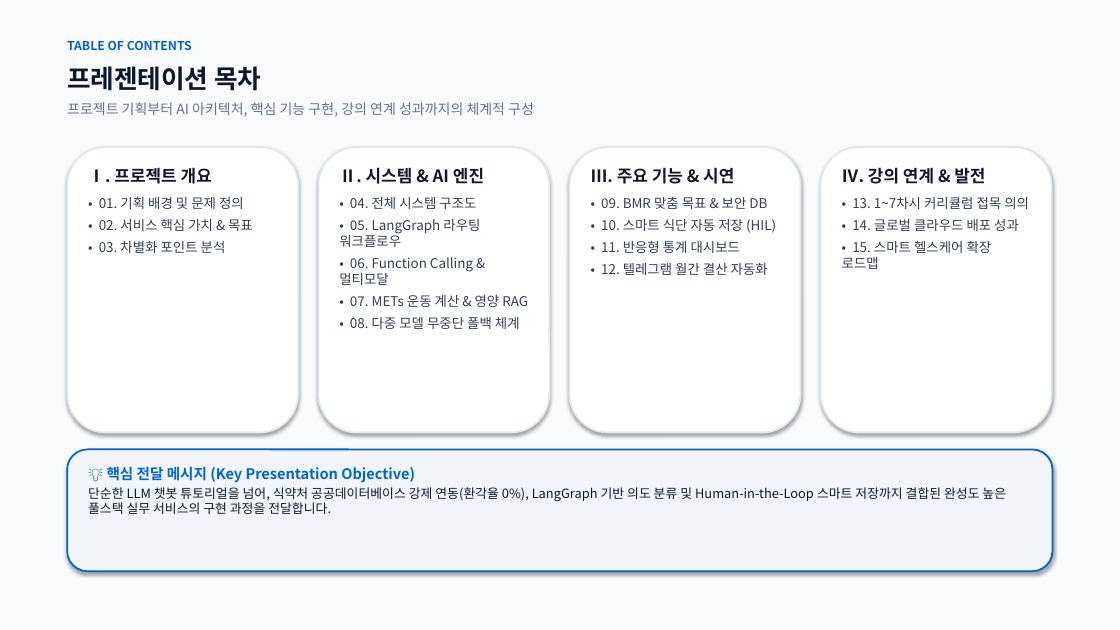
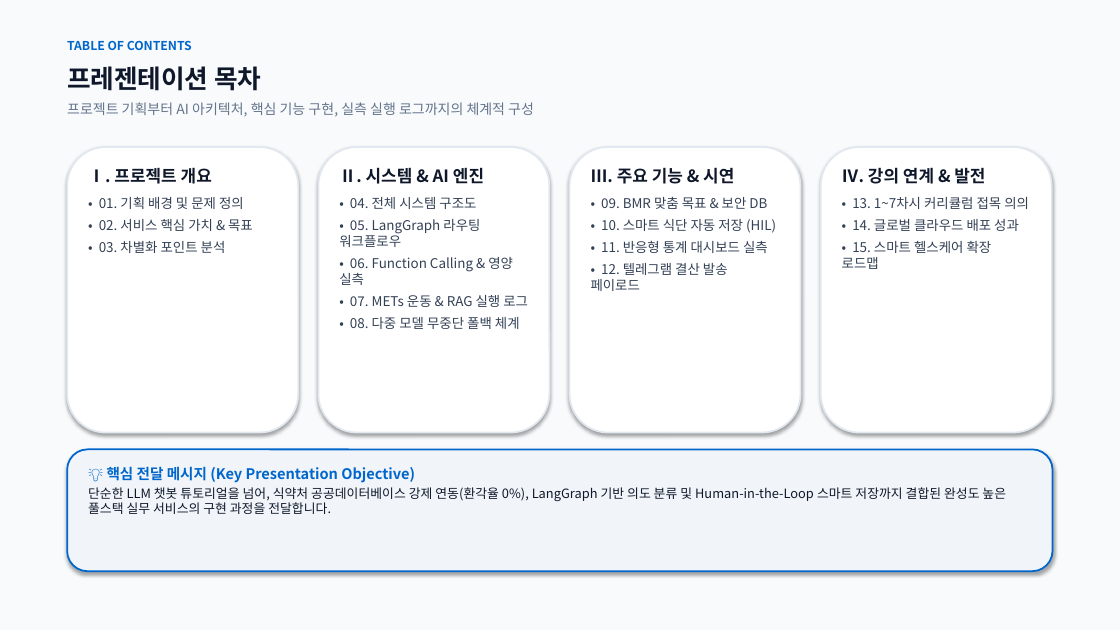
Before and after one commit to rye6837-web/impossible_to_get_lost_my_weight, a slide deck: slide 2 of AI_Diet_Coach_Presentation.pptx. Drawn at 1120x630 pixels with LibreOffice and Linux fonts; fonts in the diff are those of the drawing. Boxes give left, top, right and bottom in pixels: in the first picture for what was removed or moved away, otherwise in the second. Text is boxed around its words. In the diff, an @@ line names an element or a change of style, - is before the commit and + after.

Commit message:
docs: Embed live execution logs, tool calling payloads, and DB query snippets into presentation slides

```diff
--- a/AI_Diet_Coach_Presentation.pptx
+++ b/AI_Diet_Coach_Presentation.pptx
@@ text at bbox=[67, 102, 534, 117]: text changed @@
-프로젝트 기획부터 AI 아키텍처, 핵심 기능 구현, 강의 연계 성과까지의 체계적 구성
+프로젝트 기획부터 AI 아키텍처, 핵심 기능 구현, 실측 실행 로그까지의 체계적 구성
@@ text at bbox=[339, 257, 528, 307]: text changed @@
-• 06. Function Calling & 멀티모달
-• 07. METs 운동 계산 & 영양 RAG
+• 06. Function Calling & 영양 실측
+• 07. METs 운동 & RAG 실행 로그
@@ text at bbox=[591, 240, 768, 291]: text changed @@
-• 11. 반응형 통계 대시보드
-• 12. 텔레그램 월간 결산 자동화
+• 11. 반응형 통계 대시보드 실측
+• 12. 텔레그램 결산 발송 페이로드
```
Also in this commit, not shown: 4 other slides changed, 1 other file.
